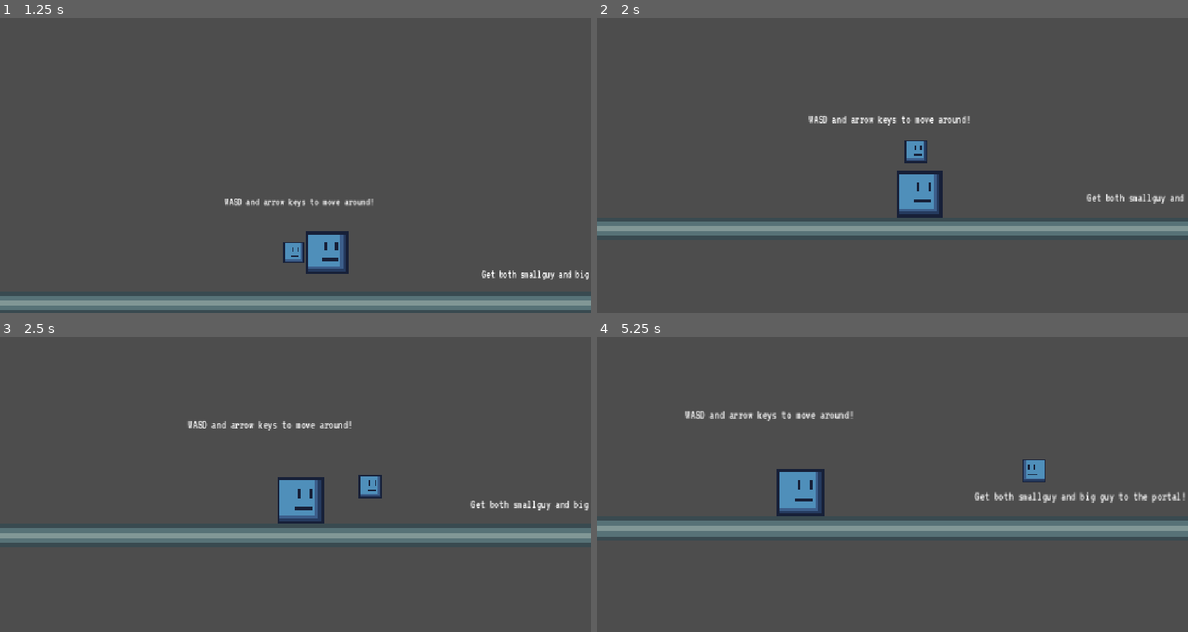
Above: before the commit, frames 1-4 (two rows, left to right).
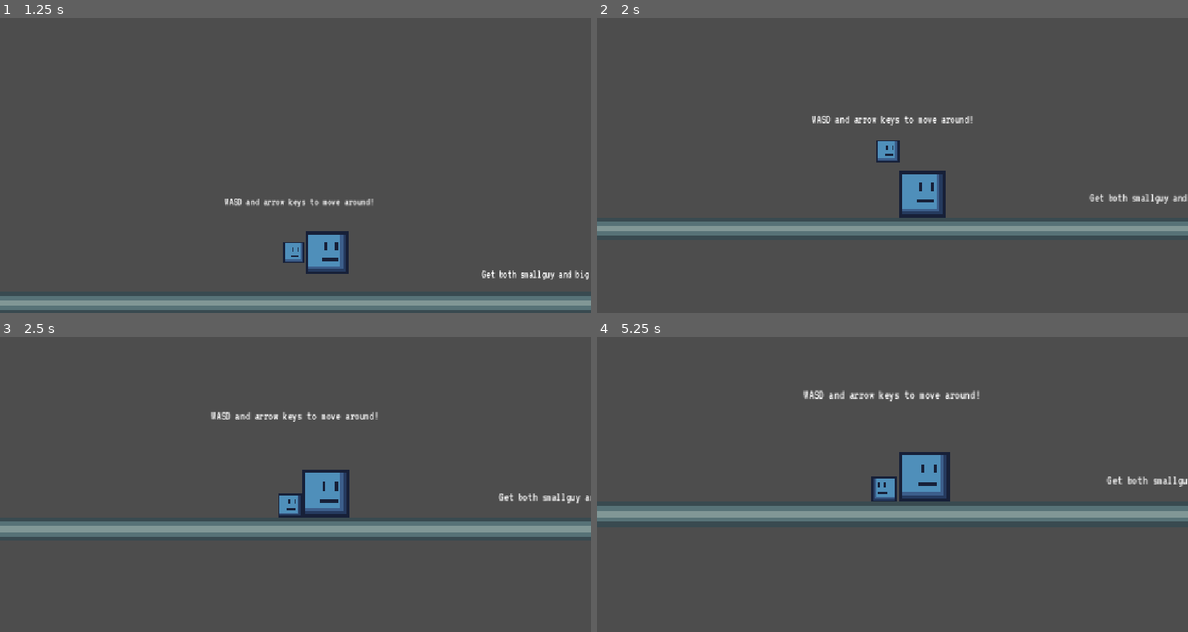
Above: after the commit, the same moments.

Repository: itstntcraft123/small-guy-big-guy
Game: Godot game, scene res://scenes/main_menu.tscn
Same seed, same stepped clock (60 frames per second), same inputs: the game is played once before the commit and once after it.
Inputs (mouse positions are in pixels of both pictures, inside the frame that each line leads up to):
- Up to frame 1 (1.25 s): click "play" at 0.5 s
- Up to frame 2 (2 s): tap Enter at 1.25 s; move the mouse to (1022, 130) at 1.27 s; hold D (small_right) from 1.28 s (still down); hold E (interact) from 1.28 s (still down); click (1022, 130) at 1.42 s; tap W (small_jump) at 1.52 s
- Up to frame 3 (2.5 s): keep holding D (small_right); move the mouse to (177, 481) at 2.02 s; release E (interact) at 2.03 s; tap Alt at 2.1 s; tap W (small_jump) at 2.27 s
- Up to frame 4 (5.25 s): move the mouse to (951, 393) at 2.77 s; release D (small_right) at 2.78 s; hold A (small_left) 2.78-3.53 s; tap Shift at 2.85, 5.1 s; move the mouse to (862, 531) at 3.52 s; hold D (small_right) 3.53-5.03 s; tap E (interact) at 3.6 s; click (862, 531) at 3.67 s; tap W (small_jump) at 3.77, 4.52 s; move the mouse to (1069, 516) at 4.27 s; tap Alt at 4.35 s; move the mouse to (715, 416) at 5.02 s; hold A (small_left) from 5.03 s (still down)

Frame 1 is identical in both runs. In frame 2, 1.8% of the frame differs, in the area x 35-100%, y 33-68%; in frame 3, 10%; in frame 4, 15%, in the area x 0-100%, y 18-68%.

Commit message:
fix concave polygon in convex shape dpad bug the shape is now multiple rectangles with custom input code

Diff:
--- a/scenes/dpad.tscn
+++ b/scenes/dpad.tscn
@@ -5,14 +5,17 @@
 [ext_resource type="Texture2D" uid="uid://c4nc341bhwiwx" path="res://sprites/arrow_up.png" id="2_35btk"]
 [ext_resource type="Texture2D" uid="uid://dhwnbs3tgorvl" path="res://sprites/arrow_right.png" id="3_tooam"]
 
-[sub_resource type="ConvexPolygonShape2D" id="ConvexPolygonShape2D_lmuhm"]
-points = PackedVector2Array(-24, -30, 6, -30, 6, -14, 24, -14, 24, 22, -24, 22)
+[sub_resource type="RectangleShape2D" id="RectangleShape2D_d7wv1"]
+size = Vector2(30, 52)
 
-[sub_resource type="ConvexPolygonShape2D" id="ConvexPolygonShape2D_31r72"]
-points = PackedVector2Array(-30, -24, -30, 12, -14, 12, -14, 16, -8, 16, -8, 24, 8, 24, 8, 16, 14, 16, 14, 12, 30, 12, 30, -24)
+[sub_resource type="RectangleShape2D" id="RectangleShape2D_35btk"]
+size = Vector2(18, 36)
 
-[sub_resource type="ConvexPolygonShape2D" id="ConvexPolygonShape2D_8ho7a"]
-points = PackedVector2Array(-24, -14, -6, -14, -6, -30, 24, -30, 24, 22, -24, 22)
+[sub_resource type="RectangleShape2D" id="RectangleShape2D_yei77"]
+size = Vector2(60, 36)
+
+[sub_resource type="RectangleShape2D" id="RectangleShape2D_tooam"]
+size = Vector2(28, 4)
 
 [node name="Dpad" type="Control" unique_id=1460934075]
 texture_filter = 1
@@ -21,23 +24,70 @@
 scale = Vector2(4, 4)
 script = ExtResource("1_35btk")
 
-[node name="Left" type="TouchScreenButton" parent="." unique_id=1662202407]
-position = Vector2(0, -28)
-texture_normal = ExtResource("1_8ho7a")
-shape = SubResource("ConvexPolygonShape2D_lmuhm")
+[node name="LeftTex" type="TextureRect" parent="." unique_id=363780035]
+layout_mode = 0
+offset_top = -28.0
+offset_bottom = -28.0
+texture = ExtResource("1_8ho7a")
+
+[node name="Left" type="Control" parent="." unique_id=582527652]
+anchors_preset = 0
+offset_right = 40.0
+offset_bottom = 40.0
+
+[node name="Left1" type="TouchScreenButton" parent="Left" unique_id=811247184]
+position = Vector2(7, -18)
+shape = SubResource("RectangleShape2D_d7wv1")
 passby_press = true
-action = "small_left"
 
-[node name="Up" type="TouchScreenButton" parent="." unique_id=656346676]
-position = Vector2(26, -60)
-texture_normal = ExtResource("2_35btk")
-shape = SubResource("ConvexPolygonShape2D_31r72")
+[node name="Left2" type="TouchScreenButton" parent="Left" unique_id=881996113]
+position = Vector2(31, -10)
+shape = SubResource("RectangleShape2D_35btk")
+passby_press = true
+
+[node name="UpTex" type="TextureRect" parent="." unique_id=289599526]
+layout_mode = 0
+offset_left = 26.0
+offset_top = -60.0
+offset_right = 54.0
+offset_bottom = -28.0
+texture = ExtResource("2_35btk")
+
+[node name="Up" type="Control" parent="." unique_id=1906497096]
+anchors_preset = 0
+offset_right = 40.0
+offset_bottom = 40.0
+
+[node name="Up1" type="TouchScreenButton" parent="Up" unique_id=1322848703]
+position = Vector2(40, -50)
+shape = SubResource("RectangleShape2D_yei77")
+passby_press = true
+
+[node name="Up2" type="TouchScreenButton" parent="Up" unique_id=2048757201]
+position = Vector2(40, -30)
+shape = SubResource("RectangleShape2D_tooam")
 passby_press = true
 action = "small_jump"
 
-[node name="Right" type="TouchScreenButton" parent="." unique_id=1199944380]
-position = Vector2(48, -28)
-texture_normal = ExtResource("3_tooam")
-shape = SubResource("ConvexPolygonShape2D_8ho7a")
+[node name="RightTex" type="TextureRect" parent="." unique_id=2085797036]
+layout_mode = 0
+offset_left = 48.0
+offset_top = -28.0
+offset_right = 48.0
+offset_bottom = -28.0
+texture = ExtResource("3_tooam")
+
+[node name="Right" type="Control" parent="." unique_id=2064385930]
+anchors_preset = 0
+offset_right = 40.0
+offset_bottom = 40.0
+
+[node name="Right1" type="TouchScreenButton" parent="Right" unique_id=835600314]
+position = Vector2(73, -18)
+shape = SubResource("RectangleShape2D_d7wv1")
 passby_press = true
-action = "small_right"
+
+[node name="Right2" type="TouchScreenButton" parent="Right" unique_id=1809287395]
+position = Vector2(49, -10)
+shape = SubResource("RectangleShape2D_35btk")
+passby_press = true
--- a/scripts/dpad.gd
+++ b/scripts/dpad.gd
@@ -2,7 +2,16 @@
 
 @export var prefix := "small"
 
-func _ready() -> void:
-	$Left.action = prefix + "_left"
-	$Up.action = prefix + "_jump"
-	$Right.action = prefix + "_right"
+func _process(_delta: float) -> void:
+	check_input($Left, "_left")
+	check_input($Up, "_jump")
+	check_input($Right, "_right")
+
+func check_input(node: Node, suffix: String):
+	for child: TouchScreenButton in node.get_children():
+		if child.is_pressed():
+			if Input.is_action_pressed(prefix + suffix):
+				return
+			Input.action_press(prefix + suffix)
+			return
+	Input.action_release(prefix + suffix)
